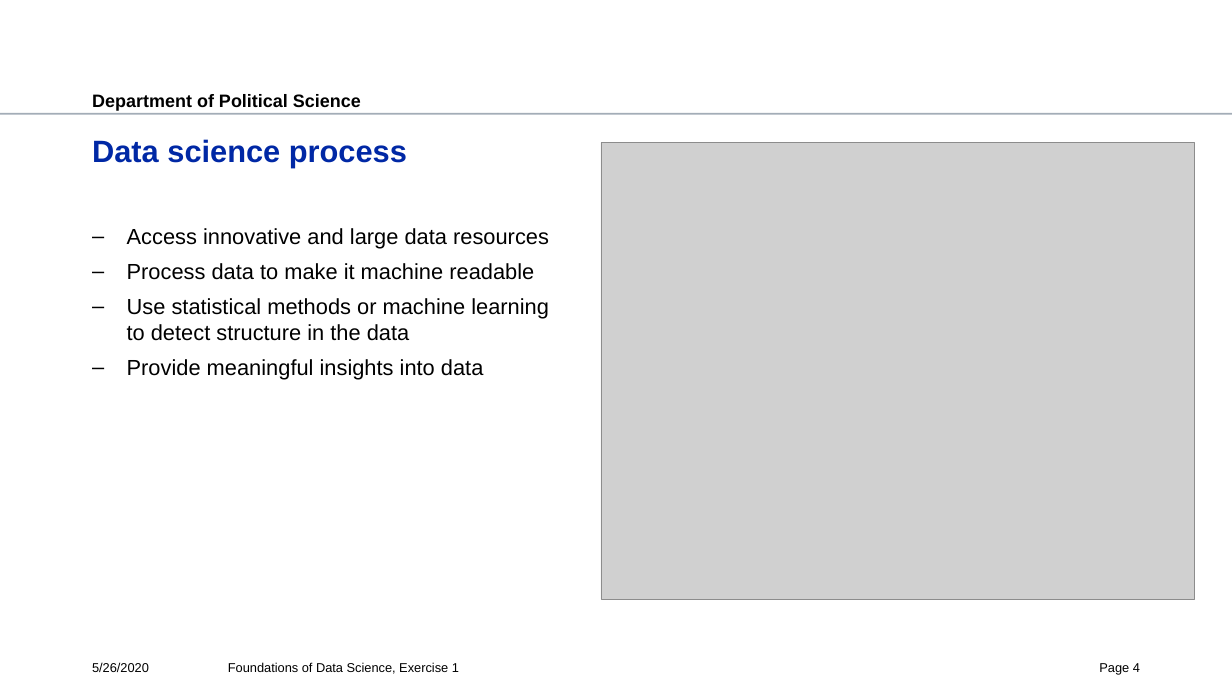
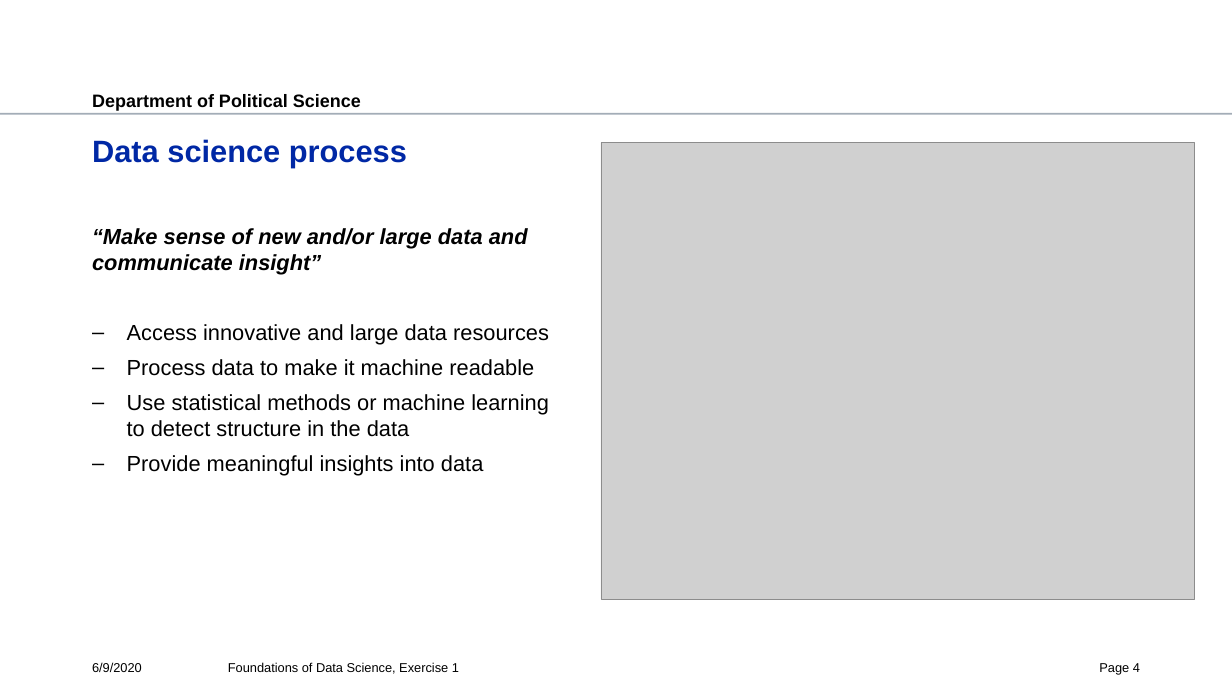
Before and after one commit to polianchykova/fds-2020-exercise, a slide deck: slide 4 of ex1/ex1.pptx. Drawn at 1232x693 pixels with LibreOffice and Linux fonts; fonts in the diff are those of the drawing; grey boxes stand for pictures; background and template pictures are left out. Boxes give left, top, right and bottom in pixels: in the first picture for what was removed or moved away, otherwise in the second. Text is boxed around its words. In the diff, an @@ line names an element or a change of style, - is before the commit and + after.

Commit message:
Added data import and made minor changes

```diff
--- a/ex1/ex1.pptx
+++ b/ex1/ex1.pptx
@@ text at (x1=92, y1=228, x2=528, y2=275): paragraph added @@
+“Make sense of new and/or large data and communicate insight”
@@ text at (x1=92, y1=662, x2=142, y2=672): text changed @@
-5/26/2020
+6/9/2020
```
Also in this commit, not shown: 16 other slides changed, 2 slides added.
